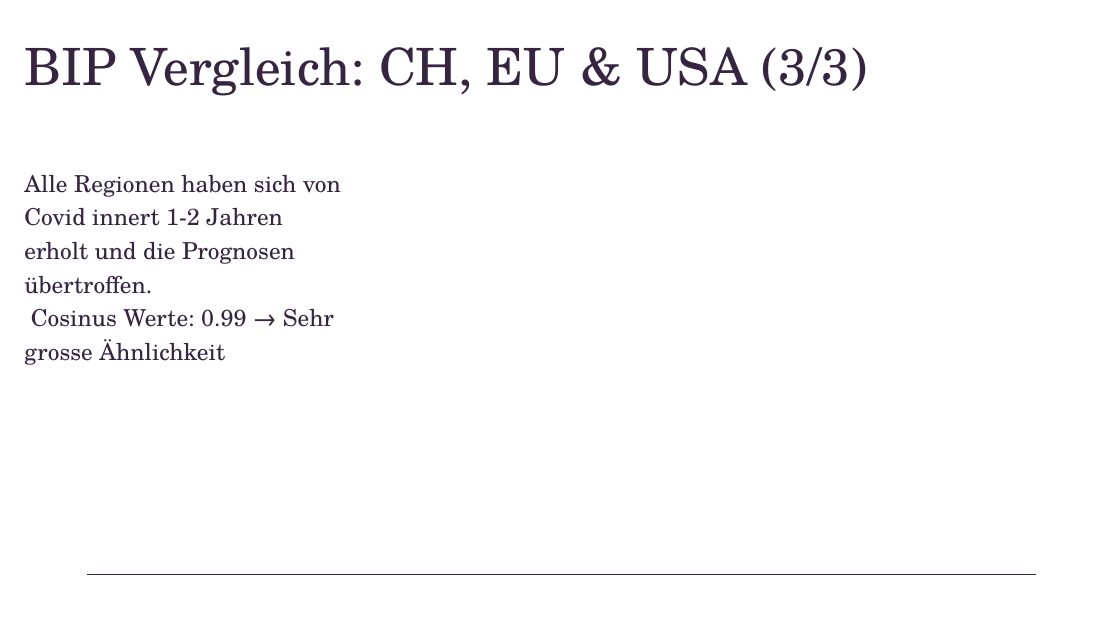
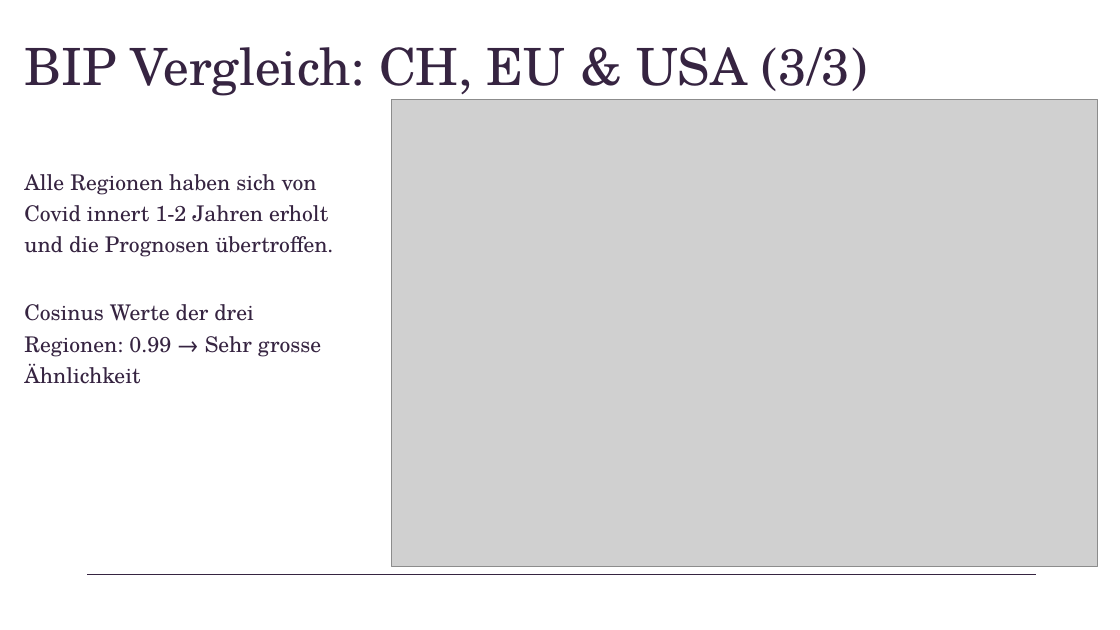
Before and after one commit to fischer-lukas/bina24_cifci_fischer, a slide deck: slide 13 of Staatsfinanzen im Vergleich.pptx. Drawn at 1120x630 pixels with LibreOffice and Linux fonts; fonts in the diff are those of the drawing; grey boxes stand for pictures. Boxes give left, top, right and bottom in pixels: in the first picture for what was removed or moved away, otherwise in the second. Text is boxed around its words. In the diff, an @@ line names an element or a change of style, - is before the commit and + after.

```diff
--- a/Staatsfinanzen im Vergleich.pptx
+++ b/Staatsfinanzen im Vergleich.pptx
@@ picture added at [392,100,1098,566] @@
@@ text at [24,174,333,384]: text changed; size 20 to 18.5 pt @@
-Alle Regionen haben sich von Covid innert 1-2 Jahren erholt und die Prognosen übertroffen.
-Cosinus Werte: 0.99 → Sehr grosse Ähnlichkeit
+Alle Regionen haben sich von Covid innert 1-2 Jahren erholt und die Prognosen übertroffen.
+Cosinus Werte der drei Regionen: 0.99 → Sehr grosse Ähnlichkeit
```
Also in this commit, not shown: 8 other slides changed, 1 slide added.
